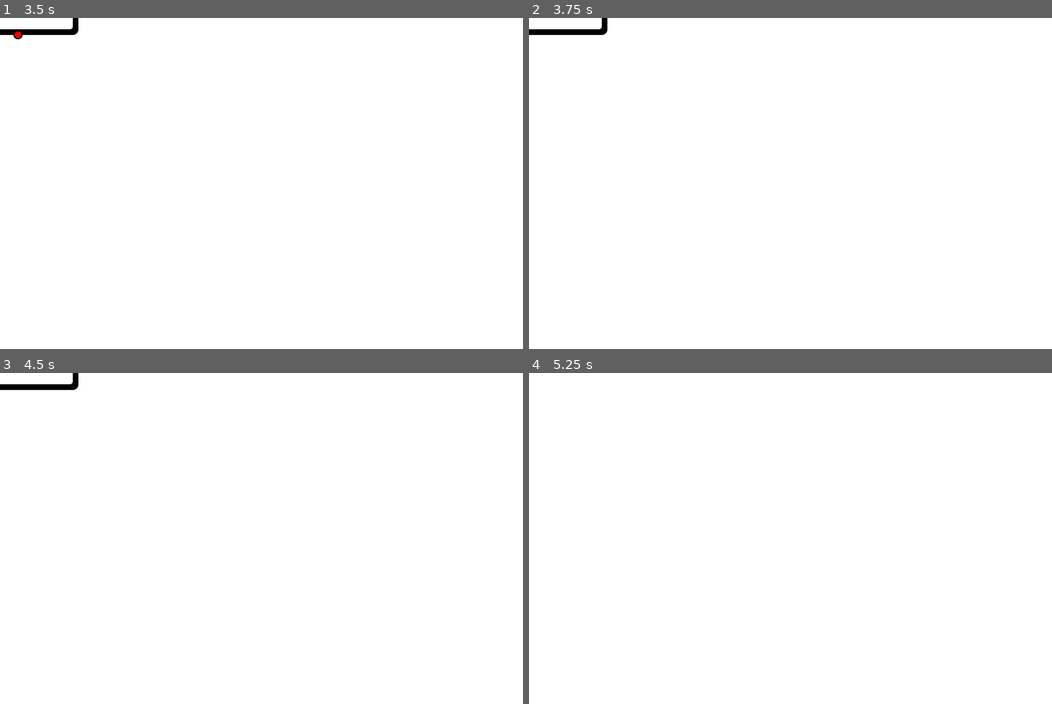
Above: before the commit, frames 1-4 (two rows, left to right).
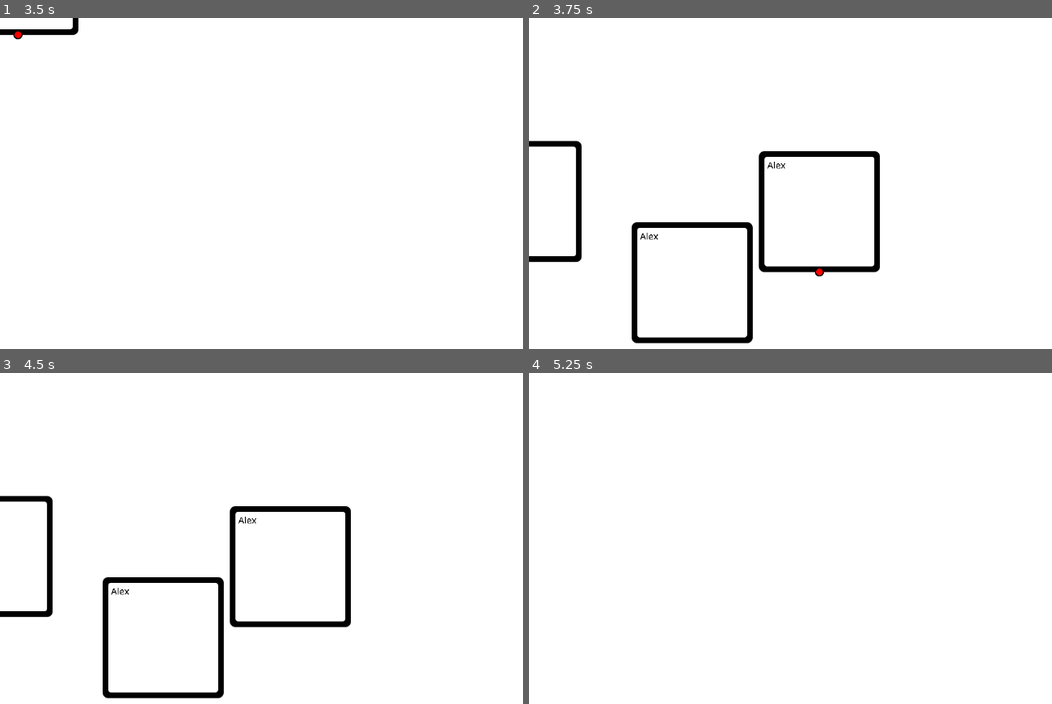
Above: after the commit, the same moments.

Repository: Shuflduf/Flow-Chart
Game: Godot game, scene res://scenes/main.tscn
Same seed, same stepped clock (60 frames per second), same inputs: the game is played once before the commit and once after it. The engine's default icon, where the game draws it, is replaced by a stand-in: a white triangle on a blue panel in a dark square.
Inputs (mouse positions are in pixels of both pictures, inside the frame that each line leads up to):
- Up to frame 1 (3.5 s): click (162, 143) at 0.52 s; type "Alex" at 0.6 s; click (329, 223) at 0.75 s; type "Alex" at 0.83 s; click (460, 153) at 0.98 s; type "Alex" at 1.07 s; move the mouse to (outside the picture) at 1.27 s; press the mouse at (outside the picture) at 1.28 s; tap Enter at 2 s; move the mouse to (99, 143) at 2.02 s; release the mouse at (99, 143) at 2.03 s; click (99, 143) at 2.1 s; tap Space at 2.75 s; move the mouse to (15, 34) at 2.77 s; press the mouse at (15, 34) at 2.78 s
- Up to frame 2 (3.75 s): tap Enter at 3.5 s; move the mouse to (821, 272) at 3.52 s; release the mouse at (821, 272) at 3.53 s; click (821, 272) at 3.6 s
- Up to frame 3 (4.5 s): tap Space at 4.25 s; move the mouse to (517, 608) at 4.27 s; press the mouse at (517, 608) at 4.28 s
- Up to frame 4 (5.25 s): tap Enter at 5 s; move the mouse to (659, 498) at 5.02 s; release the mouse at (659, 498) at 5.03 s; click (659, 498) at 5.1 s

Frame 1 is identical in both runs. In frame 2, 4.3% of the frame differs, in the area x 0-68%, y 0-99%; in frame 3, 4.3%; in frame 4, nothing differs.

Commit message:
removed bounds

Diff:
--- a/scenes/main.tscn
+++ b/scenes/main.tscn
@@ -29,3 +29,5 @@
 render_target_update_mode = 4
 
 [node name="Chart" parent="SubViewportContainer/SubViewport" instance=ExtResource("1_v8b4m")]
+
+[connection signal="gui_input" from="SubViewportContainer" to="SubViewportContainer/SubViewport/Chart" method="_on_sub_viewport_container_gui_input"]
--- a/scripts/chart.gd
+++ b/scripts/chart.gd
@@ -29,7 +29,10 @@
 			Global.nodes_indicies.push_front(child.z_index)
 			child.move_down()
 
-func _on_gui_input(event: InputEvent) -> void:
+
+
+func _on_sub_viewport_container_gui_input(event: InputEvent) -> void:
+
 	if event.is_action_pressed("mouse_left"):
 		mouse_offset = global_position - event.global_position
 		var margin_handler := MouseMarginer.new()
